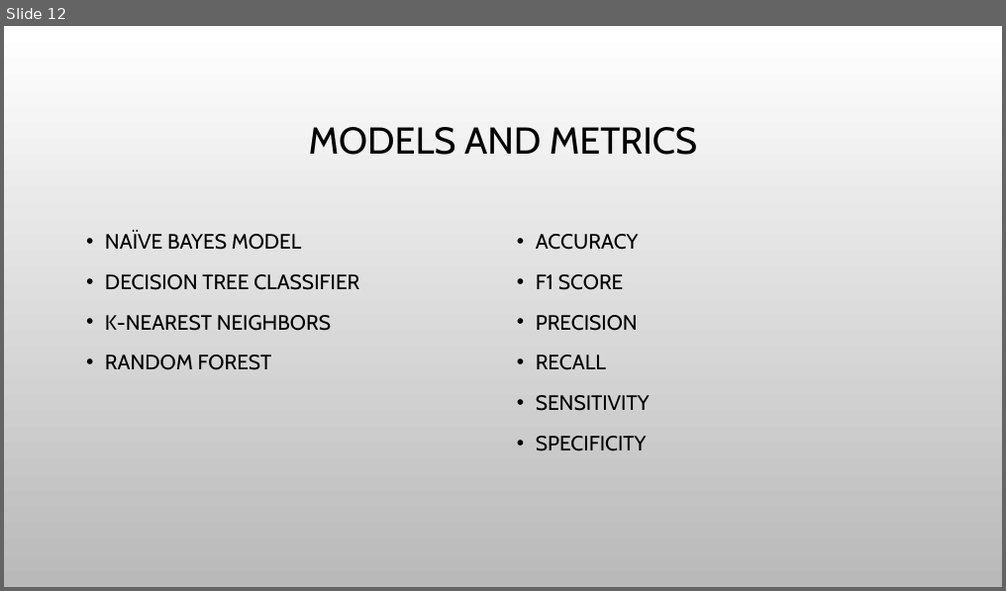
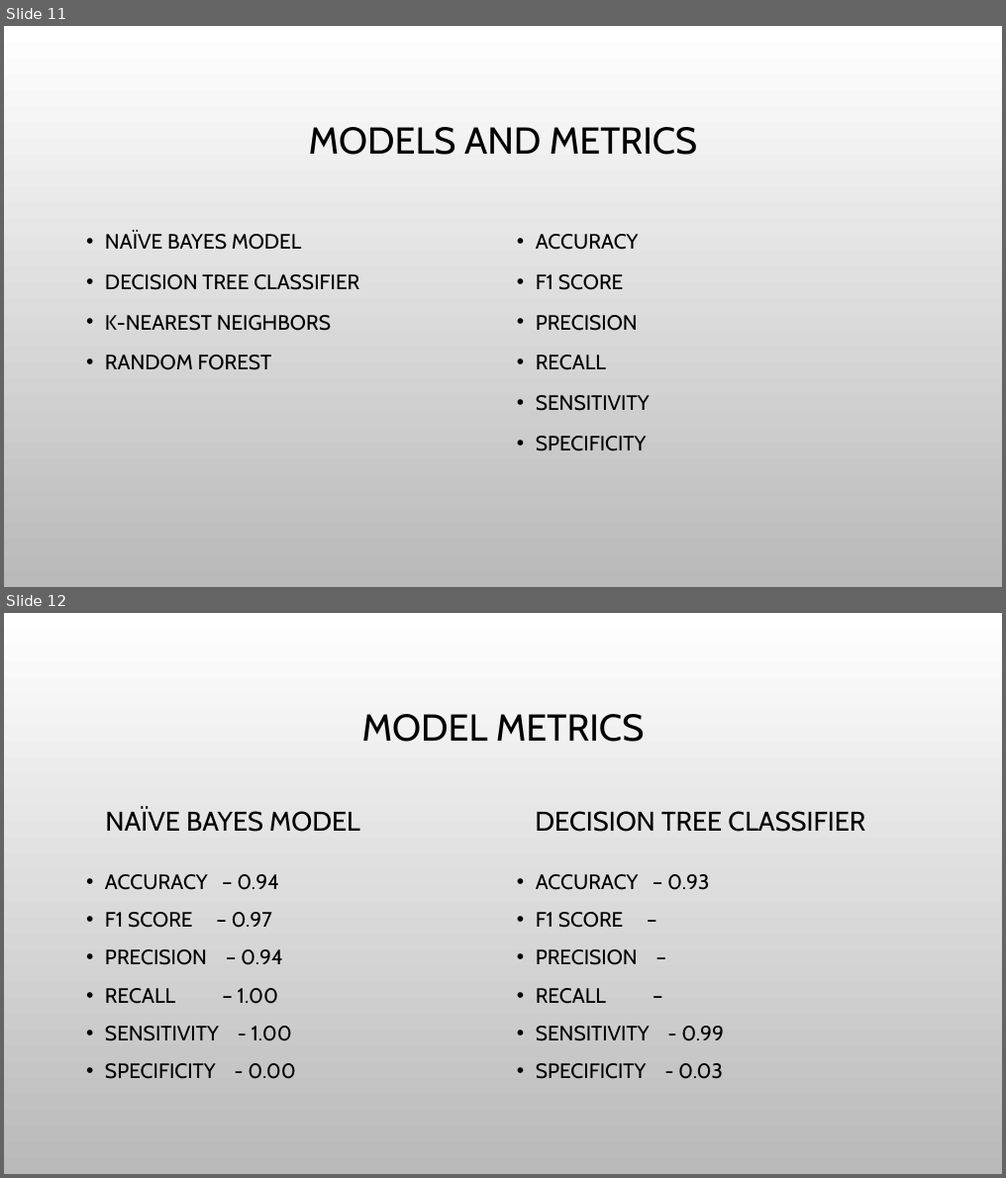
Before and after one commit to hjyoon16/Fake_Job_Post_Classification, a slide deck: 502projectPresentation.pptx. Shown one above the other, each under a label of ours: slide 12 before the commit, slides 11 and 12 after it. The pictures are 1006x591 and 1006x1178 pixels, drawn with LibreOffice and Linux fonts; fonts in the diff are those of the drawing; background and template pictures are left out. Boxes give left, top, right and bottom in pixels: in the first picture for what was removed or moved away, otherwise in the second. Text is boxed around its words. In the diff, an @@ line names an element or a change of style, - is before the commit and + after.

```diff
--- a/502projectPresentation.pptx
+++ b/502projectPresentation.pptx
@@ slide 12 added at (x1=4, y1=613, x2=1002, y2=1174), background picture (left out) @@
@@ title added at (x1=362, y1=714, x2=644, y2=742), 36 pt, text #000000 @@
+MODEL METRICS
@@ text added at (x1=105, y1=808, x2=360, y2=832), 26 pt, text #000000 @@
+NAÏVE BAYES MODEL
@@ text added at (x1=535, y1=811, x2=865, y2=832), 26 pt, text #000000 @@
+DECISION TREE CLASSIFIER
@@ text added at (x1=105, y1=874, x2=296, y2=1079), 20 pt, text #000000 @@
+• ACCURACY – 0.94
+• F1 SCORE – 0.97
+• PRECISION – 0.94
+• RECALL – 1.00
+• SENSITIVITY - 1.00
+• SPECIFICITY - 0.00
@@ text added at (x1=536, y1=874, x2=724, y2=1079), 20 pt, text #000000 @@
+• ACCURACY – 0.93
+• F1 SCORE –
+• PRECISION –
+• RECALL –
+• SENSITIVITY - 0.99
+• SPECIFICITY - 0.03
@@ what was slide 12 is now slide 11 @@
```
Also in this commit, not shown: 7 slides changed, 2 other slides added, 2 slides removed.
